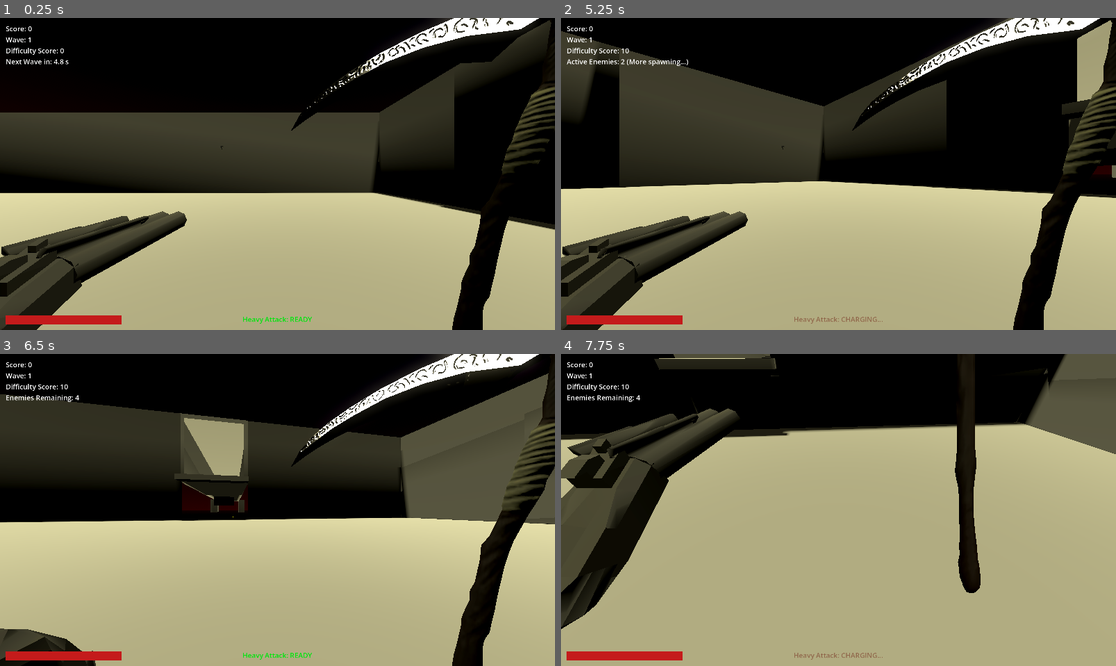
Above: before the commit, frames 1-4 (two rows, left to right).
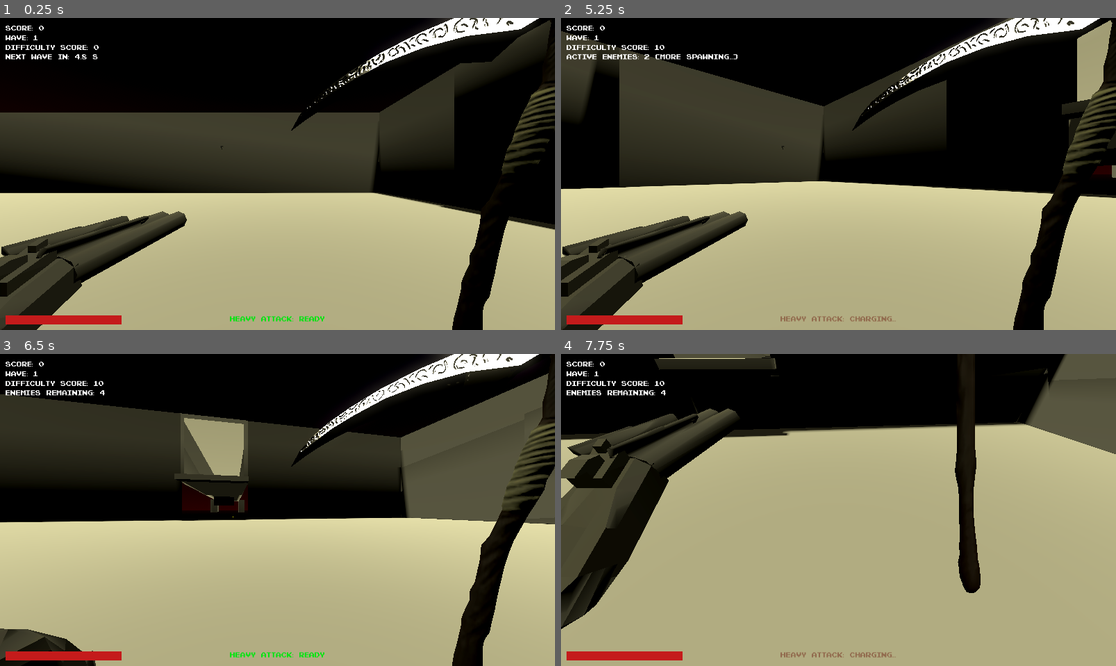
Above: after the commit, the same moments.

Repository: SeminixDev/pandora-boomer-shooter
Game: Godot game, scene res://World/world.tscn
The game is run twice, just before and just after one commit, with the same random seed, the same clock (stepped at 60 frames per second) and the same inputs.
Inputs:
- Up to frame 1 (0.25 s): no input
- Up to frame 2 (5.25 s): hold Right (right1) 0.53-1.28 s; hold S (down2) 0.53-1.28 s; hold Down (down1) 1.28-2.03 s; tap A (left2) at 1.35, 4.35 s; hold Right (right1) 2.03-2.78 s; hold D (right2) 2.03-2.78 s; hold Up (up1) 2.78-3.53 s; tap W (up2) at 2.85 s; hold S (down2) 3.53-4.28 s; hold Left (left1) 3.53-5.03 s; hold Down (down1) from 5.03 s (still down); hold D (right2) from 5.03 s (still down)
- Up to frame 3 (6.5 s): release Down (down1) at 5.78 s; release D (right2) at 5.78 s; hold Right (right1) from 5.78 s (still down); tap W (up2) at 5.85 s
- Up to frame 4 (7.75 s): release Right (right1) at 6.53 s; hold Up (up1) 6.53-7.28 s; hold S (down2) 6.53-7.28 s; hold Right (right1) from 7.28 s (still down); tap A (left2) at 7.35 s

The runs differ from the first frame. In frame 1, 0.8% of the frame differs, in the area x 1-59%, y 2-98%; in frame 2, 1.1%, in the area x 1-61%, y 2-98%; in frame 3, 0.9%; in frame 4, 0.9%.

Commit message:
Pixel Font

Diff:
--- a/project.godot
+++ b/project.godot
@@ -24,6 +24,10 @@
 
 window/size/viewport_width=1920
 window/size/viewport_height=1080
+
+[gui]
+
+theme/custom_font="uid://dignbh018bdx7"
 
 [input]
 
Not shown, added: Font/Font License.txt
Binary file added: Font/Pixel Emulator.otf
Not shown, added: Font/Pixel Emulator.otf.import
